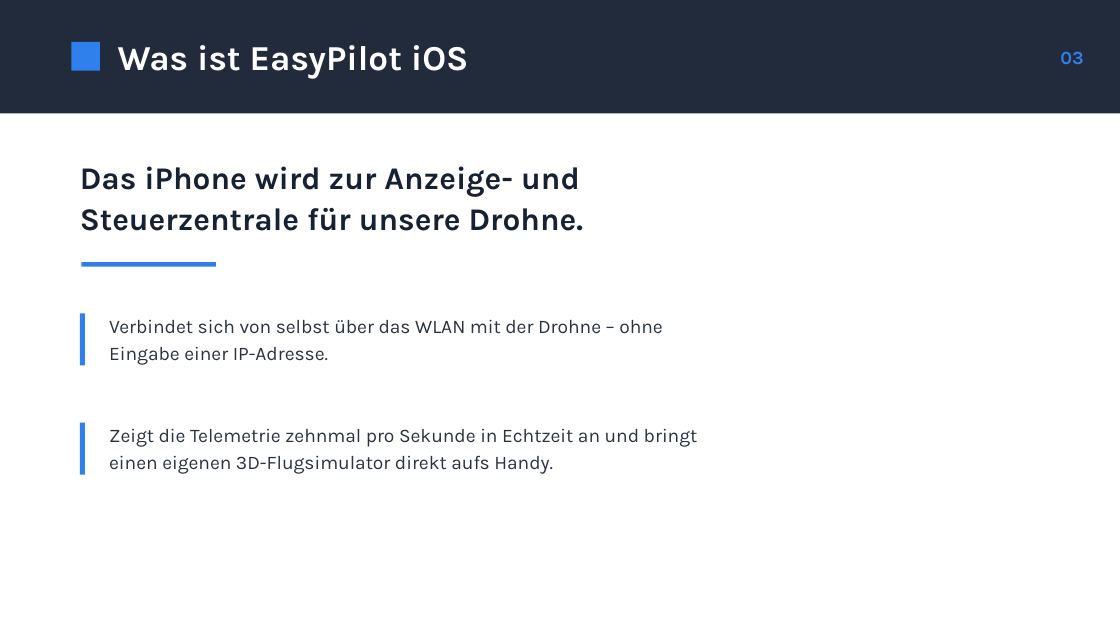
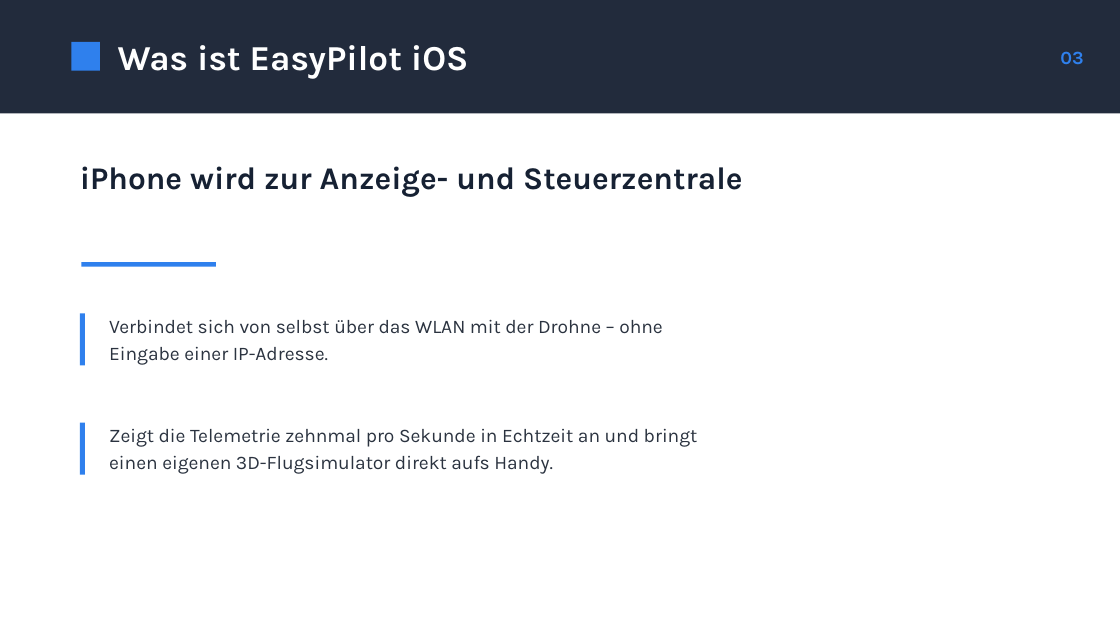
Before and after one commit to 2526-4ahitm-itp/2526-4ahitm-easypilot, a slide deck: slide 3 of docs/presentation-ios/EasyPilot-iOS-Extended.pptx. Drawn at 1120x630 pixels with LibreOffice and Linux fonts; fonts in the diff are those of the drawing. Boxes give left, top, right and bottom in pixels: in the first picture for what was removed or moved away, otherwise in the second. Text is boxed around its words. In the diff, an @@ line names an element or a change of style, - is before the commit and + after.

```diff
--- a/docs/presentation-ios/EasyPilot-iOS-Extended.pptx
+++ b/docs/presentation-ios/EasyPilot-iOS-Extended.pptx
@@ text at bbox=[80, 166, 742, 197]: text changed @@
-Das iPhone wird zur Anzeige- und Steuerzentrale für unsere Drohne.
+iPhone wird zur Anzeige- und Steuerzentrale
```
Also in this commit, not shown: 1 other slide changed, 5 other files.
